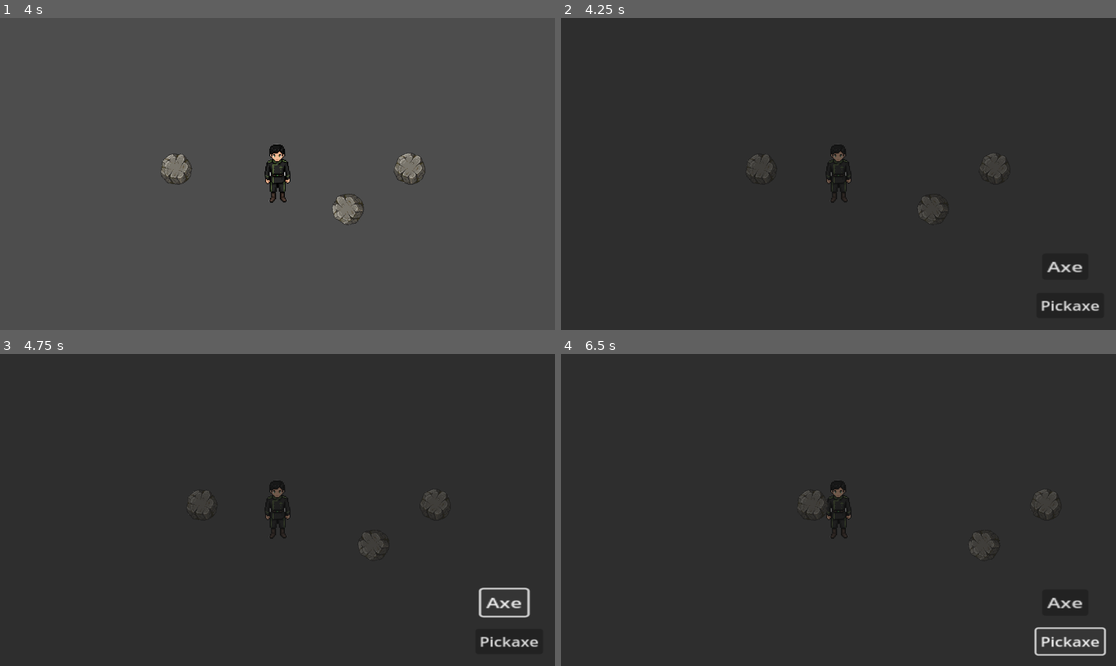
Above: before the commit, frames 1-4 (two rows, left to right).
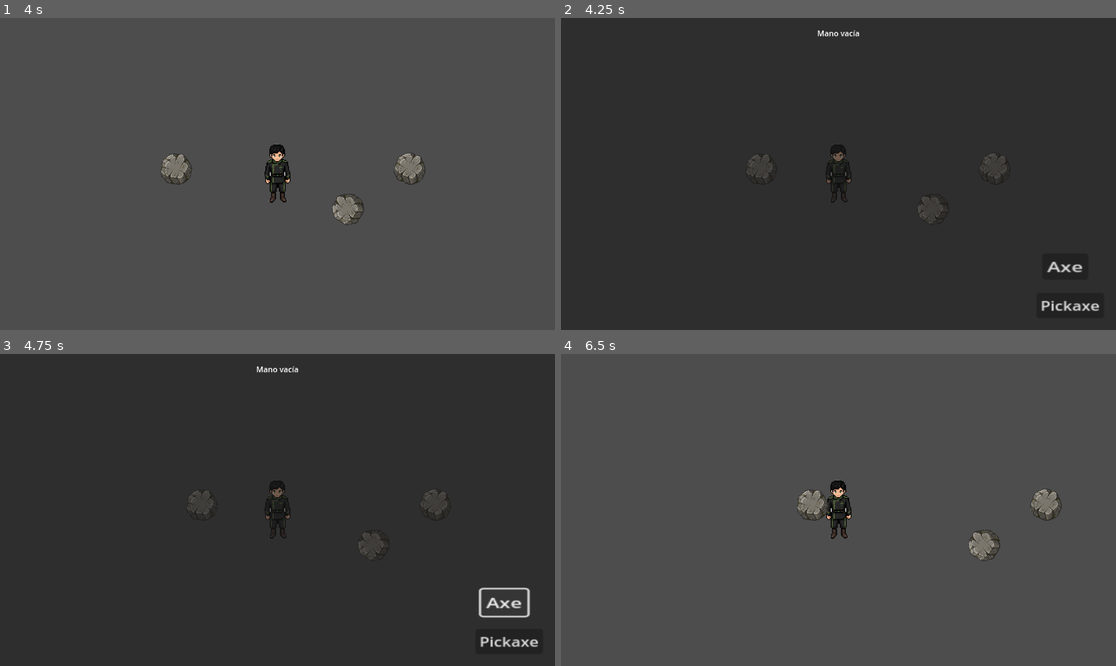
Above: after the commit, the same moments.

Repository: YuichiroRK/project-forge
Game: Godot game, scene res://scenes/World.tscn
Same seed, same stepped clock (60 frames per second), same inputs: the game is played once before the commit and once after it.
Inputs:
- Up to frame 1 (4 s): tap Enter at 0.5 s; hold D (move_right) 0.53-1.28 s; hold E (interact) 0.53-1.28 s; hold S (move_down) 1.28-2.03 s; tap E (interact) at 1.35, 2.85 s; hold D (move_right) 2.03-2.78 s; hold E (interact) 2.03-2.78 s; tap Space at 2.75 s; hold W (move_up) 2.78-3.53 s; hold A (move_left) from 3.53 s (still down); hold E (interact) from 3.53 s (still down)
- Up to frame 2 (4.25 s): keep holding A (move_left); keep holding E (interact); tap Tab (toggle_inventory) at 4.15 s
- Up to frame 3 (4.75 s): release A (move_left) at 4.25 s; release E (interact) at 4.25 s; click "Axe" at 4.25 s
- Up to frame 4 (6.5 s): click "Pickaxe" at 5 s; tap Enter at 5.75 s; hold A (move_left) from 5.78 s (still down); tap E (interact) at 5.85 s; tap Escape (ui_cancel) at 6.4 s

Frame 1 is identical in both runs. In frame 2, less than 0.1% of the frame differs, in the area x 46-54%, y 4-7%; in frame 3, less than 0.1%; in frame 4, 98%, in the area x 0-100%, y 0-100%.

Commit message:
Add ESC to close inventory and equipped tool label

Diff:
--- a/client/scripts/InventoryUI.gd
+++ b/client/scripts/InventoryUI.gd
@@ -10,11 +10,29 @@
 	if inventory_node_path:
 		inventory = get_node(inventory_node_path)
 
-func _unhandled_input(event):
-	if event.is_action_pressed("toggle_inventory"):
-		visible = !visible
+	# Crear el label de herramienta equipada dinámicamente si no existe
+	if not has_node("EquippedLabel"):
+		var equipped_label = Label.new()
+		equipped_label.name = "EquippedLabel"
+		equipped_label.text = "Mano vacía"
+		equipped_label.set_anchors_preset(Control.PRESET_TOP_WIDE)
+		equipped_label.horizontal_alignment = HORIZONTAL_ALIGNMENT_CENTER
+		equipped_label.position.y = 20
+		add_child(equipped_label)
+
+func _input(event):
+	if event.is_action_pressed("toggle_inventory") or (event.is_action_pressed("ui_cancel") and visible):
+		if event.is_action_pressed("ui_cancel"):
+			visible = false
+		else:
+			visible = !visible
+
 		if visible:
 			update_ui()
+		# Al presionar botones se roban el foco, esto lo limpia para que no te quedes atorado
+		var focus_owner = get_viewport().gui_get_focus_owner()
+		if focus_owner:
+			focus_owner.release_focus()
 
 func update_ui():
 	if not inventory:
@@ -22,6 +40,8 @@
 
 	for child in grid_container.get_children():
 		child.queue_free()
+
+	var best_tool = "Mano vacía"
 
 	for item in inventory.items:
 		var data = Globals.get_item(item.id)
@@ -38,12 +58,17 @@
 			var label = Label.new()
 			if item.has("durability"):
 				label.text = data.name + " (" + str(item.durability) + "/" + str(data.max_durability) + ")"
+				if data.type == "tool":
+					best_tool = "En mano: " + data.name
 			else:
 				label.text = data.name + " x" + str(item.amount)
 
 			hbox.add_child(icon)
 			hbox.add_child(label)
 			grid_container.add_child(hbox)
+
+	if has_node("EquippedLabel"):
+		get_node("EquippedLabel").text = best_tool
 
 func _on_give_pickaxe_pressed():
 	if inventory:
